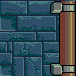
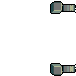
Two versions of the same layered image (76x76). Layer-by-layer changes:
hid group "mur" (4 layers) over [0, 0, 76, 76]
painted on "Paint Layer 18" over [0, 0, 76, 76]
painted on "Paint Layer 19" over [0, 0, 76, 76]